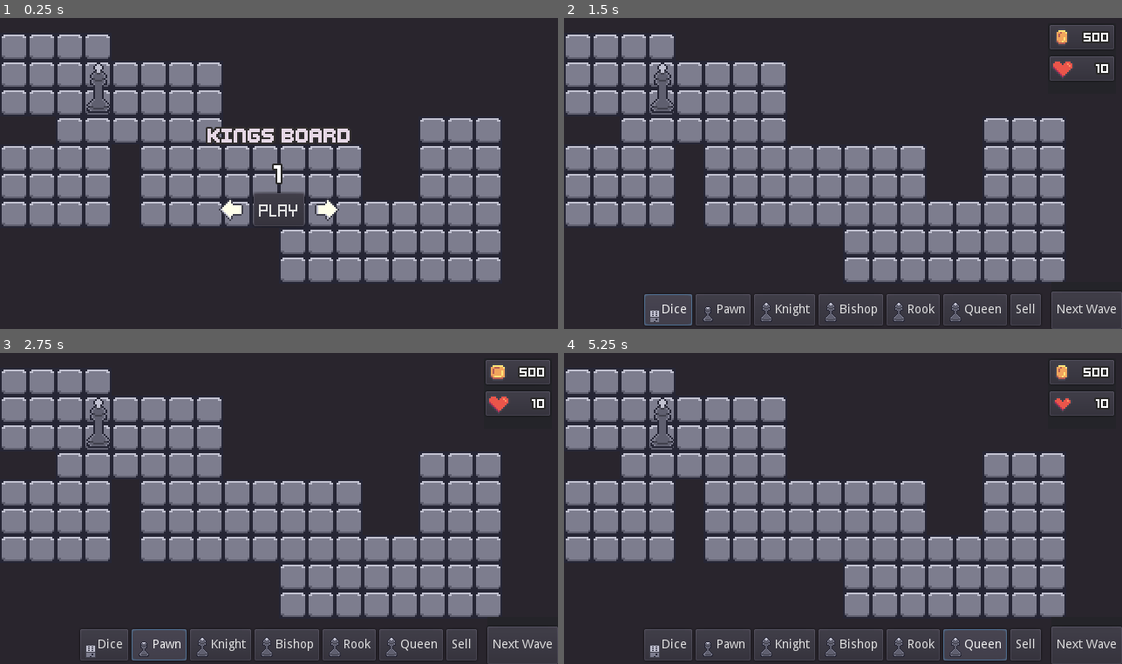
Above: before the commit, frames 1-4 (two rows, left to right).
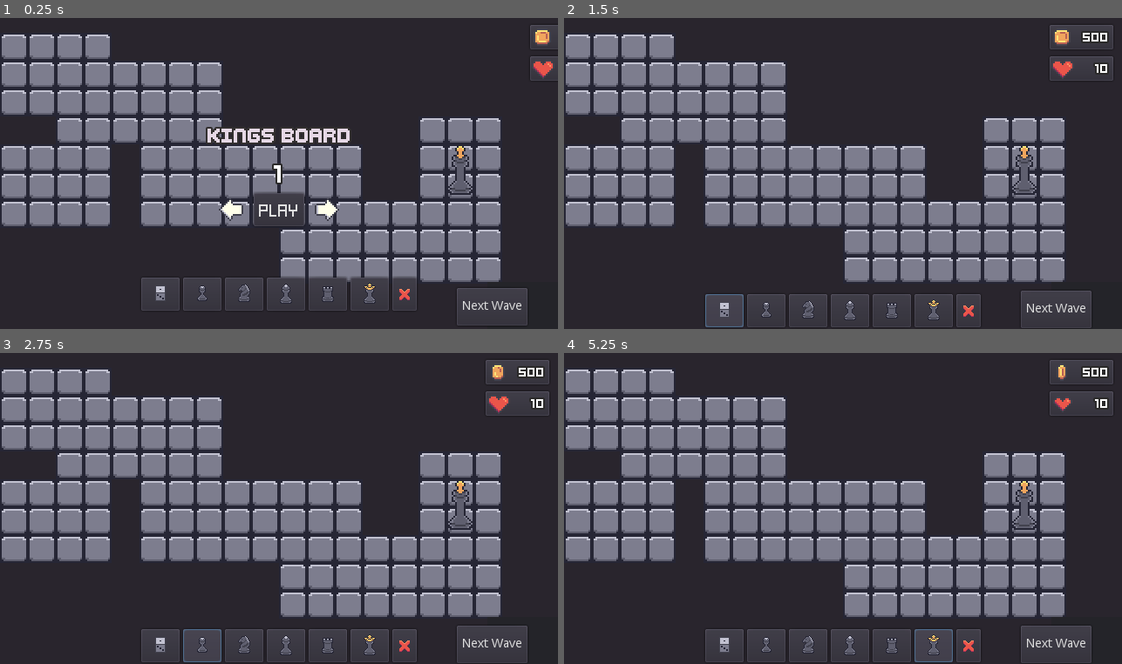
Above: after the commit, the same moments.

Repository: PetTurtle/LudumDare46
Game: Godot game, scene res://scenes/Game.tscn
Two runs of this game, one before a commit and one after it. Both use one fixed random seed, a clock stepped at 60 frames per second and the inputs below.
Inputs (mouse positions are in pixels of both pictures, inside the frame that each line leads up to; where the layout moved, square brackets give the same spot in the first picture):
- Up to frame 1 (0.25 s): no input
- Up to frame 2 (1.5 s): click "Play" at 0.5 s; click (725, 310) [670, 310] at 1.25 s
- Up to frame 3 (2.75 s): click (200, 645) [161, 645] at 2 s
- Up to frame 4 (5.25 s): click (809, 645) [787, 645] at 2.75 s; click (848, 645) at 3.5 s; click (893, 645) [915, 645] at 4.25 s; click (932, 645) [976, 645] at 5 s

The runs differ from the first frame. In frame 1, 3.9% of the frame differs, in the area x 15-100%, y 2-99%; in frame 2, 4.6%, in the area x 14-100%, y 2-100%; in frame 3, 4.3%; in frame 4, 4.5%.

Commit message:
Animations + Sprites

Diff:
--- a/src/prefabs/King.tscn
+++ b/src/prefabs/King.tscn
@@ -4,7 +4,7 @@
 [ext_resource path="res://scripts/King.gd" type="Script" id=2]
 
 [sub_resource type="CircleShape2D" id=1]
-radius = 3.67477
+radius = 8.00881
 
 [node name="King" type="Area2D"]
 script = ExtResource( 2 )
--- a/src/project.godot
+++ b/src/project.godot
@@ -33,6 +33,11 @@
 "class": "Spawner",
 "language": "GDScript",
 "path": "res://scripts/Spawner.gd"
+}, {
+"base": "Node2D",
+"class": "TileGhost",
+"language": "GDScript",
+"path": "res://scripts/TileGhost.gd"
 }, {
 "base": "Node2D",
 "class": "Tower",
@@ -80,6 +85,7 @@
 "GameMap": "",
 "Navigator": "",
 "Spawner": "",
+"TileGhost": "",
 "Tower": "",
 "TowerDef": "",
 "Towers": "",
--- a/src/resources/towers/Bishop.tres
+++ b/src/resources/towers/Bishop.tres
@@ -8,5 +8,5 @@
 name = "Bishop"
 cost = 350
 recursively_fire = true
-texture = ExtResource( 2 )
+textures = [ ExtResource( 2 ) ]
 fireDirections = [ Vector2( 1, 1 ), Vector2( -1, -1 ), Vector2( 1, -1 ), Vector2( -1, 1 ) ]
--- a/src/resources/towers/Dice.tres
+++ b/src/resources/towers/Dice.tres
@@ -1,12 +1,17 @@
-[gd_resource type="Resource" load_steps=3 format=2]
+[gd_resource type="Resource" load_steps=8 format=2]
 
 [ext_resource path="res://scripts/TowerDef.gd" type="Script" id=1]
-[ext_resource path="res://assets/dice.png" type="Texture" id=2]
+[ext_resource path="res://assets/dice/Dice3.png" type="Texture" id=2]
+[ext_resource path="res://assets/dice/Dice4.png" type="Texture" id=3]
+[ext_resource path="res://assets/dice/Dice1.png" type="Texture" id=4]
+[ext_resource path="res://assets/dice/Dice6.png" type="Texture" id=5]
+[ext_resource path="res://assets/dice/Dice5.png" type="Texture" id=6]
+[ext_resource path="res://assets/dice/Dice2.png" type="Texture" id=7]
 
 [resource]
 script = ExtResource( 1 )
 name = "Dice"
 cost = 50
 recursively_fire = false
-texture = ExtResource( 2 )
+textures = [ ExtResource( 4 ), ExtResource( 7 ), ExtResource( 2 ), ExtResource( 3 ), ExtResource( 6 ), ExtResource( 5 ) ]
 fireDirections = [  ]
--- a/src/resources/towers/Knight.tres
+++ b/src/resources/towers/Knight.tres
@@ -8,5 +8,5 @@
 name = "Knight"
 cost = 350
 recursively_fire = false
-texture = ExtResource( 2 )
+textures = [ ExtResource( 2 ) ]
 fireDirections = [ Vector2( 2, -1 ), Vector2( 2, 1 ), Vector2( -2, -1 ), Vector2( -2, 1 ), Vector2( -1, 2 ), Vector2( 1, 2 ), Vector2( -1, -2 ), Vector2( 1, -2 ) ]
--- a/src/resources/towers/Pawn.tres
+++ b/src/resources/towers/Pawn.tres
@@ -8,5 +8,5 @@
 name = "Pawn"
 cost = 150
 recursively_fire = false
-texture = ExtResource( 2 )
+textures = [ ExtResource( 2 ) ]
 fireDirections = [ Vector2( 1, 0 ), Vector2( 0, 1 ), Vector2( -1, 0 ), Vector2( 0, -1 ) ]
--- a/src/resources/towers/Queen.tres
+++ b/src/resources/towers/Queen.tres
@@ -8,5 +8,5 @@
 name = "Queen"
 cost = 500
 recursively_fire = true
-texture = ExtResource( 2 )
+textures = [ ExtResource( 2 ) ]
 fireDirections = [ Vector2( 1, 1 ), Vector2( -1, -1 ), Vector2( 1, -1 ), Vector2( -1, 1 ), Vector2( 1, 0 ), Vector2( -1, 0 ), Vector2( 0, 1 ), Vector2( 0, -1 ) ]
--- a/src/resources/towers/Rook.tres
+++ b/src/resources/towers/Rook.tres
@@ -8,5 +8,5 @@
 name = "Rook"
 cost = 400
 recursively_fire = true
-texture = ExtResource( 2 )
+textures = [ ExtResource( 2 ) ]
 fireDirections = [ Vector2( 1, 0 ), Vector2( 0, 1 ), Vector2( -1, 0 ), Vector2( 0, -1 ) ]
--- a/src/scenes/Game.tscn
+++ b/src/scenes/Game.tscn
@@ -1,19 +1,19 @@
-[gd_scene load_steps=47 format=2]
+[gd_scene load_steps=53 format=2]
 
 [ext_resource path="res://scripts/Bullets.gd" type="Script" id=1]
-[ext_resource path="res://assets/dice.png" type="Texture" id=2]
+[ext_resource path="res://assets/TurretIcons/TurretIcons1.png" type="Texture" id=2]
 [ext_resource path="res://fonts/FutureSquare.tres" type="DynamicFont" id=3]
 [ext_resource path="res://script_ui/NextWavePanel.gd" type="Script" id=4]
 [ext_resource path="res://scripts/Towers.gd" type="Script" id=5]
 [ext_resource path="res://scripts/Game.gd" type="Script" id=6]
 [ext_resource path="res://script_ui/CoinsPanel.gd" type="Script" id=7]
 [ext_resource path="res://script_ui/PausePanel.gd" type="Script" id=8]
-[ext_resource path="res://assets/Queen.png" type="Texture" id=9]
-[ext_resource path="res://assets/Knight.png" type="Texture" id=10]
-[ext_resource path="res://assets/Rook.png" type="Texture" id=11]
-[ext_resource path="res://assets/Pawn.png" type="Texture" id=12]
+[ext_resource path="res://assets/TurretIcons/TurretIcons5.png" type="Texture" id=9]
+[ext_resource path="res://assets/TurretIcons/TurretIcons3.png" type="Texture" id=10]
+[ext_resource path="res://assets/TurretIcons/TurretIcons6.png" type="Texture" id=11]
+[ext_resource path="res://assets/TurretIcons/TurretIcons4.png" type="Texture" id=12]
 [ext_resource path="res://script_ui/StatsPanel.gd" type="Script" id=13]
-[ext_resource path="res://assets/Bishops.png" type="Texture" id=14]
+[ext_resource path="res://assets/TurretIcons/TurretIcons2.png" type="Texture" id=14]
 [ext_resource path="res://script_ui/PlaceButton.gd" type="Script" id=15]
 [ext_resource path="res://script_ui/UI.gd" type="Script" id=16]
 [ext_resource path="res://script_ui/TowerContainer.gd" type="Script" id=17]
@@ -39,6 +39,24 @@
 [ext_resource path="res://assets/Arrow/Arrow1.png" type="Texture" id=37]
 [ext_resource path="res://fonts/FutureLevelLabel.tres" type="DynamicFont" id=38]
 [ext_resource path="res://script_ui/MenuPanel.gd" type="Script" id=39]
+[ext_resource path="res://scripts/TileGhost.gd" type="Script" id=40]
+[ext_resource path="res://assets/X.png" type="Texture" id=41]
+
+[sub_resource type="Animation" id=8]
+resource_name = "Open"
+length = 0.5
+tracks/0/type = "value"
+tracks/0/path = NodePath(".:rect_position")
+tracks/0/interp = 1
+tracks/0/loop_wrap = true
+tracks/0/imported = false
+tracks/0/enabled = true
+tracks/0/keys = {
+"times": PoolRealArray( 0, 0.0956035, 0.246987, 0.395603, 0.487184 ),
+"transitions": PoolRealArray( 1, 1, 1, 1, 1 ),
+"update": 0,
+"values": [ Vector2( 0, 370 ), Vector2( 0, 320 ), Vector2( 0, 300 ), Vector2( 0, 330 ), Vector2( 0, 320 ) ]
+}
 
 [sub_resource type="GDScript" id=1]
 script/source = "extends Button
@@ -48,6 +66,24 @@
 func _pressed():
 	emit_signal(\"next_wave\")
 "
+
+[sub_resource type="Animation" id=9]
+resource_name = "Open"
+length = 0.5
+tracks/0/type = "value"
+tracks/0/path = NodePath("NextWaveButton:rect_position")
+tracks/0/interp = 1
+tracks/0/loop_wrap = true
+tracks/0/imported = false
+tracks/0/enabled = true
+tracks/0/keys = {
+"times": PoolRealArray( 0.00204699, 0.230286, 0.388416, 0.499488, 0.5 ),
+"transitions": PoolRealArray( 1, 1, 1, 1, 1 ),
+"update": 0,
+"values": [ Vector2( -35.21, 60 ), Vector2( -35.21, 5 ), Vector2( -35.21, 20 ), Vector2( -35.2102, 10.3367 ), Vector2( -35.2102, 10.3367 ) ]
+}
+
+[sub_resource type="StyleBoxEmpty" id=11]
 
 [sub_resource type="SpriteFrames" id=2]
 animations = [ {
@@ -65,6 +101,22 @@
 "speed": 5.0
 } ]
 
+[sub_resource type="Animation" id=10]
+resource_name = "Open"
+length = 0.5
+tracks/0/type = "value"
+tracks/0/path = NodePath("VBoxContainer:rect_position")
+tracks/0/interp = 1
+tracks/0/loop_wrap = true
+tracks/0/imported = false
+tracks/0/enabled = true
+tracks/0/keys = {
+"times": PoolRealArray( 0.00818796, 0.498954 ),
+"transitions": PoolRealArray( 1, 1 ),
+"update": 0,
+"values": [ Vector2( 100, 0 ), Vector2( 0, 0 ) ]
+}
+
 [sub_resource type="StyleBoxEmpty" id=4]
 
 [sub_resource type="StyleBoxFlat" id=5]
@@ -85,12 +137,11 @@
 script = ExtResource( 16 )
 
 [node name="TowerContainer" type="HBoxContainer" parent="UI"]
-visible = false
 anchor_top = 1.0
 anchor_right = 1.0
 anchor_bottom = 1.0
-margin_top = -40.0
-margin_bottom = -20.0
+margin_top = -59.8894
+margin_bottom = -21.8894
 alignment = 1
 script = ExtResource( 17 )
 __meta__ = {
@@ -98,67 +149,63 @@
 }
 
 [node name="ButtonDice" type="Button" parent="UI/TowerContainer"]
-margin_left = 92.0
-margin_right = 147.0
-margin_bottom = 36.0
-text = "Dice"
+margin_left = 162.0
+margin_right = 206.0
+margin_bottom = 38.0
 icon = ExtResource( 2 )
 script = ExtResource( 15 )
 unit_name = "Dice"
 
 [node name="ButtonPawn" type="Button" parent="UI/TowerContainer"]
-margin_left = 151.0
-margin_right = 214.0
-margin_bottom = 36.0
-text = "Pawn"
-icon = ExtResource( 12 )
+margin_left = 210.0
+margin_right = 254.0
+margin_bottom = 38.0
+icon = ExtResource( 14 )
 script = ExtResource( 15 )
 unit_name = "Pawn"
 
 [node name="ButtonKnight" type="Button" parent="UI/TowerContainer"]
-margin_left = 218.0
-margin_right = 288.0
-margin_bottom = 36.0
-text = "Knight"
+margin_left = 258.0
+margin_right = 302.0
+margin_bottom = 38.0
 icon = ExtResource( 10 )
 script = ExtResource( 15 )
 unit_name = "Knight"
 
 [node name="ButtonBishop" type="Button" parent="UI/TowerContainer"]
-margin_left = 292.0
-margin_right = 366.0
-margin_bottom = 36.0
-text = "Bishop"
-icon = ExtResource( 14 )
+margin_left = 306.0
+margin_right = 350.0
+margin_bottom = 38.0
+icon = ExtResource( 12 )
 script = ExtResource( 15 )
 unit_name = "Bishop"
 
 [node name="ButtonRook" type="Button" parent="UI/TowerContainer"]
-margin_left = 370.0
-margin_right = 431.0
-margin_bottom = 36.0
-text = "Rook"
+margin_left = 354.0
+margin_right = 398.0
+margin_bottom = 38.0
+icon = ExtResource( 9 )
+script = ExtResource( 15 )
+unit_name = "Rook"
+
+[node name="ButtonQueen" type="Button" parent="UI/TowerContainer"]
+margin_left = 402.0
+margin_right = 446.0
+margin_bottom = 38.0
 icon = ExtResource( 11 )
 script = ExtResource( 15 )
-unit_name = "Rook"
-
-[node name="ButtonQueen" type="Button" parent="UI/TowerContainer"]
-margin_left = 435.0
-margin_right = 508.0
-margin_bottom = 36.0
-text = "Queen"
-icon = ExtResource( 9 )
-script = ExtResource( 15 )
 unit_name = "Queen"
 
 [node name="ButtonSell" type="Button" parent="UI/TowerContainer"]
-margin_left = 512.0
-margin_right = 547.0
-margin_bottom = 36.0
-text = "Sell"
+margin_left = 450.0
+margin_right = 478.0
+margin_bottom = 38.0
+icon = ExtResource( 41 )
+
+[node name="AnimationPlayer" type="AnimationPlayer" parent="UI/TowerContainer"]
+anims/Open = SubResource( 8 )
 
 [node name="NextWaveContainer" type="Panel" parent="UI"]
-visible = false
 anchor_left = 1.0
 anchor_top = 1.0
 anchor_right = 1.0
@@ -174,20 +221,27 @@
 anchor_top = 0.2
 anchor_right = 1.0
 anchor_bottom = 1.0
+margin_left = -35.2102
+margin_top = -0.463288
+margin_right = -35.2102
+margin_bottom = -0.463032
 text = "Next Wave"
 script = SubResource( 1 )
 __meta__ = {
 "_edit_use_anchors_": false
 }
 
+[node name="AnimationPlayer" type="AnimationPlayer" parent="UI/NextWaveContainer"]
+anims/Open = SubResource( 9 )
+
 [node name="StatsPanel" type="Panel" parent="UI"]
-visible = false
 anchor_left = 0.999347
 anchor_right = 0.999347
 margin_left = -84.5818
 margin_top = 9.0
 margin_right = -6.58179
 margin_bottom = 90.0
+custom_styles/panel = SubResource( 11 )
 script = ExtResource( 13 )
 __meta__ = {
 "_edit_group_": true,
@@ -197,19 +251,21 @@
 [node name="VBoxContainer" type="VBoxContainer" parent="UI/StatsPanel"]
 anchor_right = 1.0
 anchor_bottom = 1.0
+margin_left = 99.3744
+margin_right = 99.3743
 __meta__ = {
 "_edit_use_anchors_": false
 }
 
 [node name="CoinsPanel" type="PanelContainer" parent="UI/StatsPanel/VBoxContainer"]
-margin_right = 78.0
+margin_right = 77.0
 margin_bottom = 32.0
 script = ExtResource( 7 )
 
 [node name="Label" type="Label" parent="UI/StatsPanel/VBoxContainer/CoinsPanel"]
 margin_left = 7.0
 margin_top = 7.0
-margin_right = 71.0
+margin_right = 70.0
 margin_bottom = 25.0
 custom_fonts/font = ExtResource( 3 )
 text = "310"
@@ -222,21 +278,21 @@
 [node name="AnimatedSprite" type="AnimatedSprite" parent="UI/StatsPanel/VBoxContainer/CoinsPanel"]
 scale = Vector2( 2, 2 )
 frames = SubResource( 2 )
-frame = 9
+frame = 4
 speed_scale = 2.0
 playing = true
 centered = false
 
 [node name="LivesPanel" type="PanelContainer" parent="UI/StatsPanel/VBoxContainer"]
 margin_top = 36.0
-margin_right = 78.0
+margin_right = 77.0
 margin_bottom = 68.0
 script = ExtResource( 19 )
 
 [node name="Label" type="Label" parent="UI/StatsPanel/VBoxContainer/LivesPanel"]
 margin_left = 7.0
 margin_top = 7.0
-margin_right = 71.0
+margin_right = 70.0
 margin_bottom = 25.0
 custom_fonts/font = ExtResource( 3 )
 text = "10"
@@ -250,6 +306,9 @@
 frame = 1
 playing = true
 centered = false
+
+[node name="AnimationPlayer" type="AnimationPlayer" parent="UI/StatsPanel"]
+anims/Open = SubResource( 10 )
 
 [node name="MenuPanel" type="Panel" parent="UI"]
 visible = false
@@ -461,6 +520,15 @@
 
 [node name="Timer" type="Timer" parent="Towers"]
 autostart = true
+
+[node name="TileGhost" type="Node2D" parent="."]
+script = ExtResource( 40 )
+x_texture = ExtResource( 41 )
+
+[node name="Sprite" type="Sprite" parent="TileGhost"]
+visible = false
+position = Vector2( 0, -11 )
+texture = ExtResource( 41 )
 [connection signal="pressed" from="UI/TowerContainer/ButtonSell" to="UI/TowerContainer" method="_on_ButtonSell_pressed"]
 [connection signal="pressed" from="UI/MenuPanel/LevelPanel/HBox/LeftButton" to="UI/MenuPanel" method="prev_level"]
 [connection signal="pressed" from="UI/MenuPanel/LevelPanel/HBox/PlayButton" to="UI/MenuPanel" method="play"]
--- a/src/scenes/maps/Map1.tscn
+++ b/src/scenes/maps/Map1.tscn
@@ -39,4 +39,4 @@
 position = Vector2( -168.237, 7.83289 )
 
 [node name="King" parent="." instance=ExtResource( 2 )]
-position = Vector2( -103.368, -37.6579 )
+position = Vector2( 103.865, 9.58593 )
--- a/src/script_ui/NextWavePanel.gd
+++ b/src/script_ui/NextWavePanel.gd
@@ -3,13 +3,17 @@
 signal next_wave()
 
 onready var button : Button = $NextWaveButton
+onready var animation : AnimationPlayer = $AnimationPlayer
 
 func _ready():
 	button.connect("pressed", self, "_on_pressed")
 
-
 func _on_pressed():
 	emit_signal("next_wave")
+	show_panel(false)
 
 func show_panel(value : bool):
-	visible = value
+	if value:
+		animation.play("Open")
+	else:
+		animation.play_backwards("Open")
--- a/src/script_ui/StatsPanel.gd
+++ b/src/script_ui/StatsPanel.gd
@@ -1,4 +1,9 @@
 extends Panel
 
+onready var animation : AnimationPlayer = $AnimationPlayer
+
 func show_panel(value : bool):
-	visible = value
+	if value:
+		animation.play("Open")
+	else:
+		animation.play_backwards("Open")
--- a/src/script_ui/TowerContainer.gd
+++ b/src/script_ui/TowerContainer.gd
@@ -2,6 +2,8 @@
 
 signal place_unit(name)
 signal mode_sell()
+
+onready var animation : AnimationPlayer = $AnimationPlayer
 
 func _ready():
 	pass
@@ -19,4 +21,7 @@
 	emit_signal("mode_sell")
 
 func show_panel(value : bool):
-	visible = value
+	if value:
+		animation.play("Open")
+	else:
+		animation.play_backwards("Open")
--- a/src/script_ui/UI.gd
+++ b/src/script_ui/UI.gd
@@ -12,10 +12,14 @@
 onready var menu_panel = $MenuPanel
 onready var game_over_panel = $GameOverPanel
 
+var game_manager : GameManager
+
 func _ready():
+	game_manager = get_node("/root/GameManager")
 	tower_container.connect("place_unit", self, "_on_place_unit")
 	tower_container.connect("mode_sell", self, "_on_mode_sell")
 	next_wave_container.connect("next_wave", self, "_on_next_wave")
+	game_manager.connect("wave_over", self, "_on_wave_over")
 	mode_menu()
 
 
@@ -48,3 +52,7 @@
 
 func _on_next_wave():
 	emit_signal("next_wave")
+
+func _on_wave_over():
+	if game_manager.is_game_active():
+		next_wave_container.show_panel(true)
--- a/src/scripts/Game.gd
+++ b/src/scripts/Game.gd
@@ -9,6 +9,7 @@
 onready var ui : UI = $UI
 onready var towers : Towers = $Towers
 onready var bullets : Bullets = $Bullets
+onready var tile_ghost : TileGhost = $TileGhost
 
 var game_manager : GameManager
 var game_data : GameData
@@ -23,15 +24,26 @@
 	ui.connect("mode_sell", self, "_on_mode_sell")
 	ui.connect("next_wave", self, "_on_next_wave")
 	game_manager.connect("game_start", self, "start_game")
-	game_manager.connect("gameover", self, "game_over")
+	game_manager.connect("game_over", self, "game_over")
 	game_manager.connect("main_menu", self, "end_game")
+
+func _process(_delta):
+	tile_ghost.hide_ghost()
+	match mode:
+		Mode.IDLE:
+			pass
+		Mode.BUY:
+			if map.can_build_turret():
+				tile_ghost.show_ghost(map.get_snapped_mouse_position(), game_data.get_tower_def(tower_name).get_default_texture())
+		Mode.SELL:
+			if map.has_turret():
+				tile_ghost.show_ghost(map.get_snapped_mouse_position())
 
 func _unhandled_input(event: InputEvent) -> void:
 	if not event is InputEventMouseButton:
 		return
 	if not event.is_pressed():
 		return
-
 	if event.button_index == BUTTON_LEFT:
 		match mode:
 			Mode.IDLE: # ____IDLE____
@@ -66,6 +78,7 @@
 func start_game():
 	ui.mode_game()
 	bullets.set_map(map)
+	tile_ghost.set_map(map)
 
 func game_over():
 	ui.mode_game_over()
--- a/src/scripts/GameManager.gd
+++ b/src/scripts/GameManager.gd
@@ -4,8 +4,9 @@
 signal unpause()
 signal coin_update(value)
 signal king_damaged(lives_left)
+signal game_over()
 signal game_start()
-signal gameover()
+signal wave_over()
 signal main_menu()
 
 var map_index = 0
@@ -55,7 +56,10 @@
 	emit_signal("king_damaged", lives)
 	if lives <= 0:
 		active = false
-		emit_signal("gameover")
+		emit_signal("game_over")
+
+func is_game_active() -> bool:
+	return active
 
 func set_coins(value : int):
 	coins = value
@@ -71,6 +75,9 @@
 	else:
 		emit_signal("unpause")
 
+func wave_over():
+	emit_signal("wave_over")
+
 func _load_maps():
 	var dir = Directory.new()
 	dir.open("res://scenes/maps/")
--- a/src/scripts/King.gd
+++ b/src/scripts/King.gd
@@ -1,6 +1,4 @@
 extends Area2D
-
-onready var collision_shape : CollisionShape2D = $CollisionShape2D
 
 var game_manager : GameManager
 
--- /dev/null
+++ b/src/scripts/TileGhost.gd
@@ -0,0 +1,24 @@
+extends Node2D
+class_name TileGhost
+
+onready var ghost : Sprite = $Sprite
+
+export(Texture) var x_texture
+
+var gameMap : GameMap
+var offset = Vector2(8, -3)
+
+func _ready():
+	pass
+
+func set_map(map : GameMap):
+	gameMap = map
+
+func show_ghost(pos : Vector2, texture : Texture = x_texture):
+	var new_pos = pos + offset
+	ghost.visible = true
+	ghost.position = new_pos
+	ghost.texture = texture
+
+func hide_ghost():
+	ghost.visible = false
--- a/src/scripts/Tower.gd
+++ b/src/scripts/Tower.gd
@@ -12,7 +12,7 @@
 func set_Tower(value : TowerDef) -> void:
 	sprite = $Sprite
 	tower_def = value
-	sprite.texture = value.texture
+	sprite.texture = value.get_texture()
 
 func get_def() -> TowerDef:
 	return tower_def
--- a/src/scripts/TowerDef.gd
+++ b/src/scripts/TowerDef.gd
@@ -4,5 +4,11 @@
 export(String) var name = "Tower"
 export(int) var cost = 1
 export(bool) var recursively_fire = false
-export(Texture) var texture = null
+export(Array, Texture) var textures
 export(Array, Vector2) var fireDirections
+
+func get_default_texture() -> Texture:
+	return textures[0]
+
+func get_texture() -> Texture:
+	return textures[randi() % textures.size()]
--- a/src/scripts/WaveController.gd
+++ b/src/scripts/WaveController.gd
@@ -12,9 +12,11 @@
 var spawnPoints = []
 
 var game_data : GameData
+var game_manager : GameManager
 
 func _ready():
 	game_data = get_node("/root/GameData")
+	game_manager = get_node("/root/GameManager")
 	timer.connect("timeout", self, "_on_spawn")
 	for node in get_children():
 		if node is Node2D:
@@ -45,3 +47,4 @@
 		emit_signal("spawn", value, spawnPoints[iterator].position)
 	else:
 		timer.paused = true
+		game_manager.wave_over()
Binary file changed: src/assets/Bishops.png
Binary file changed: src/assets/King.png
Binary file changed: src/assets/Knight.png
Binary file changed: src/assets/Queen.png
Binary file changed: src/assets/Rook.png
Binary file added: src/assets/TurretIcons/TurretIcons1.png
Not shown, added: src/assets/TurretIcons/TurretIcons1.png.import
Binary file added: src/assets/TurretIcons/TurretIcons2.png
Not shown, added: src/assets/TurretIcons/TurretIcons2.png.import
Binary file added: src/assets/TurretIcons/TurretIcons3.png
Not shown, added: src/assets/TurretIcons/TurretIcons3.png.import
Binary file added: src/assets/TurretIcons/TurretIcons4.png
(and 24 more such lines)
